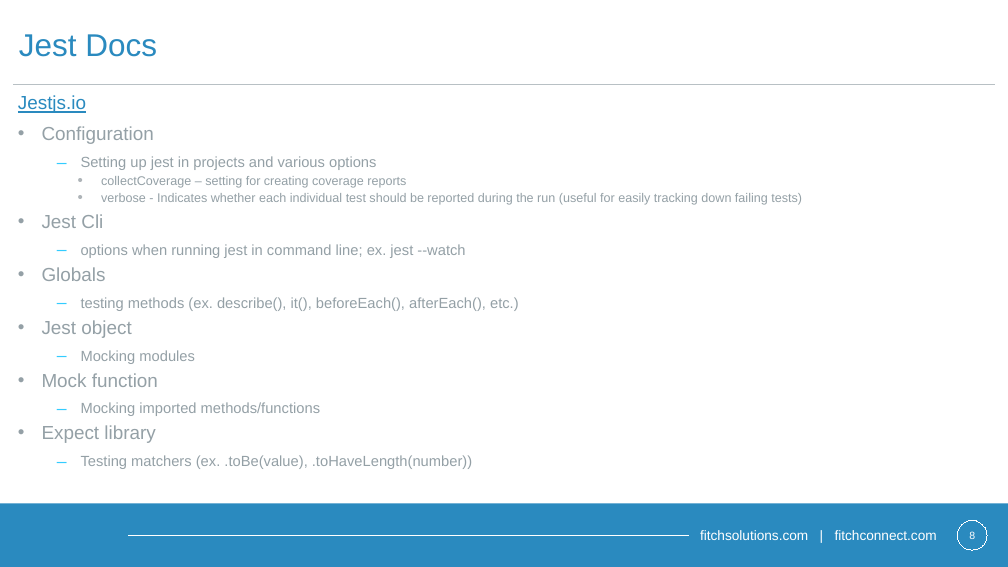
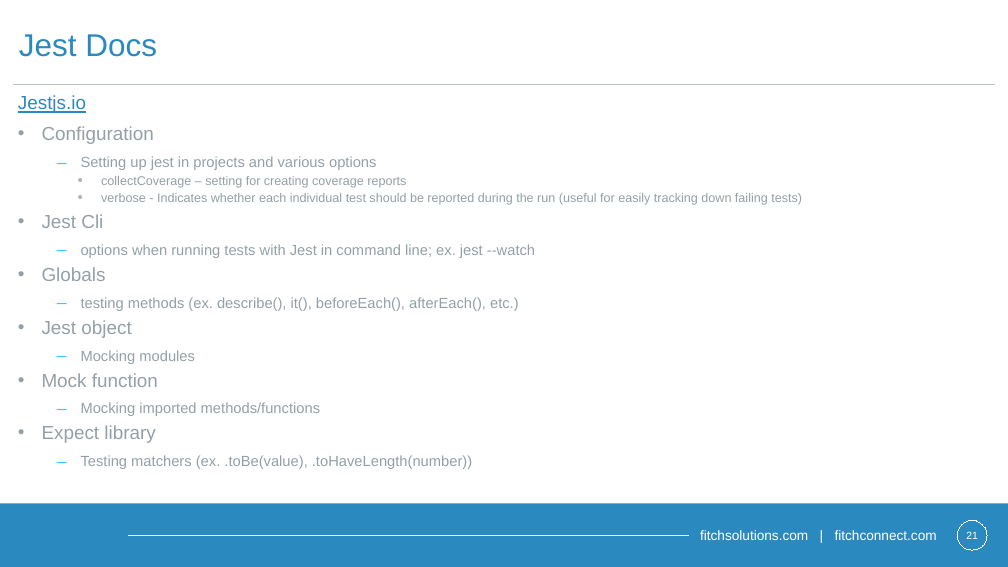
Before and after one commit to Contrapuntist/jesttutorial, a slide deck: slide 21 of presentation/unittestingintro.pptx (slide 8 before the commit). Drawn at 1008x567 pixels with LibreOffice and Linux fonts; fonts in the diff are those of the drawing; background and template pictures are left out. Boxes give left, top, right and bottom in pixels: in the first picture for what was removed or moved away, otherwise in the second. Text is boxed around its words. In the diff, an @@ line names an element or a change of style, - is before the commit and + after.

```diff
--- a/presentation/unittestingintro.pptx
+++ b/presentation/unittestingintro.pptx
@@ text at (x1=81, y1=244, x2=535, y2=258): text changed @@
-        – options when running jest in command line; ex. jest --watch
+        – options when running tests with Jest in command line; ex. jest --watch
@@ page number at (x1=966, y1=531, x2=978, y2=539): text changed @@
-8
+21
```
Also in this commit, not shown: 13 other slides changed, 3 slides added, 23 slides removed, 9 other files.
